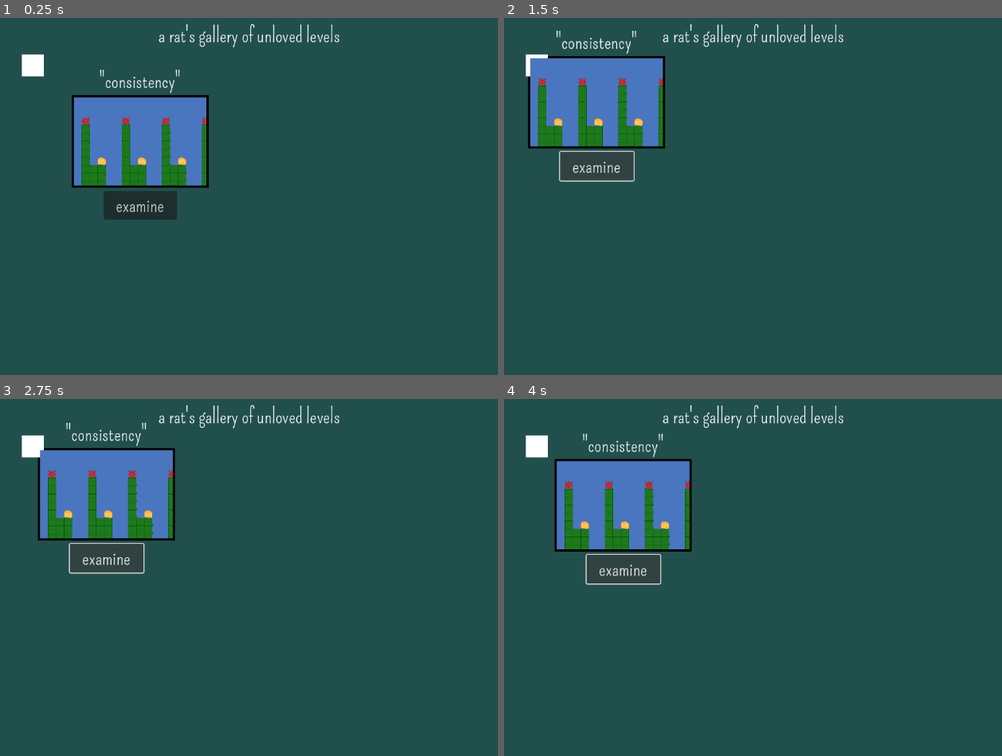
Above: before the commit, frames 1-4 (two rows, left to right).
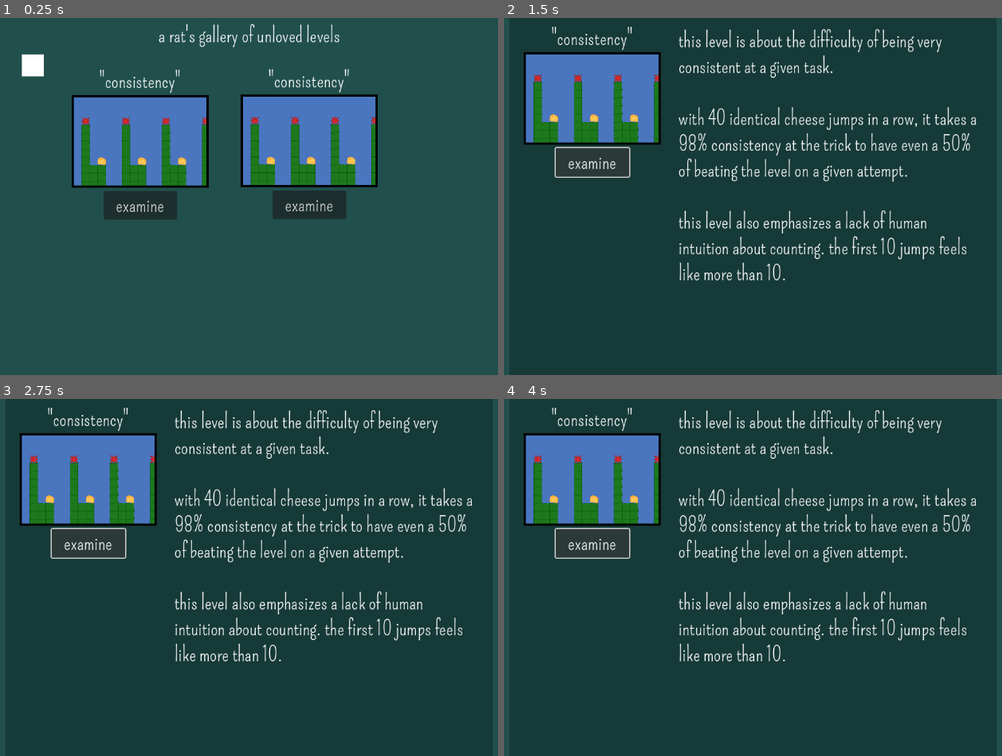
Above: after the commit, the same moments.

Repository: yourname3/jf_f24
Game: Godot game, scene res://gallery/gallery.tscn
The game is run twice, just before and just after one commit, with the same random seed, the same clock (stepped at 60 frames per second) and the same inputs. This scene is started directly instead of the project's main scene.
Inputs:
- Up to frame 1 (0.25 s): no input
- Up to frame 2 (1.5 s): click "examine" at 0.5 s; hold D (player_right) from 1.28 s (still down); hold Z (player_grab) from 1.28 s (still down)
- Up to frame 3 (2.75 s): keep holding D (player_right); tap X (player_jump) at 1.52, 2.27 s; tap Enter at 2 s; release Z (player_grab) at 2.03 s; tap Z (player_grab) at 2.1 s
- Up to frame 4 (4 s): release D (player_right) at 2.78 s; hold A (player_left) 2.78-3.53 s; hold Z (player_grab) 2.78-3.53 s; tap Space at 3.5 s; hold D (player_right) from 3.53 s (still down); tap Z (player_grab) at 3.6 s; tap X (player_jump) at 3.77 s

The runs differ from the first frame. In frame 1, 8.5% of the frame differs, in the area x 48-76%, y 14-57%; in frame 2, 8.9%; in frame 3, 12%; in frame 4, 15%, in the area x 3-95%, y 1-74%.

Commit message:
Get gallery showing to mostly work

Diff:
--- a/gallery/gallery.tscn
+++ b/gallery/gallery.tscn
@@ -1,7 +1,8 @@
-[gd_scene load_steps=3 format=3 uid="uid://cblppf11p3pox"]
+[gd_scene load_steps=4 format=3 uid="uid://cblppf11p3pox"]
 
 [ext_resource type="Theme" uid="uid://dq1aqm2uflpau" path="res://main_theme.tres" id="1_lb248"]
 [ext_resource type="PackedScene" uid="uid://wjxwruhigke3" path="res://gallery/gallery_entry.tscn" id="2_qpxkv"]
+[ext_resource type="Script" path="res://gallery/gallery_display.gd" id="2_xe2de"]
 
 [node name="Gallery" type="ColorRect"]
 anchors_preset = 15
@@ -25,6 +26,7 @@
 text = "a rat's gallery of unloved levels"
 
 [node name="GalleryDisplay" type="ColorRect" parent="."]
+unique_name_in_owner = true
 visible = false
 layout_mode = 1
 anchors_preset = 13
@@ -36,20 +38,9 @@
 grow_horizontal = 2
 grow_vertical = 2
 color = Color(0.0877077, 0.228686, 0.219516, 1)
+script = ExtResource("2_xe2de")
 
-[node name="GalleryEntry" parent="." instance=ExtResource("2_qpxkv")]
-layout_mode = 1
-anchors_preset = 5
-anchor_left = 0.5
-anchor_right = 0.5
-offset_left = -317.0
-offset_top = 144.0
-offset_right = -77.0
-offset_bottom = 304.0
-grow_horizontal = 2
-
-[node name="Description" type="Label" parent="."]
-visible = false
+[node name="Description" type="Label" parent="GalleryDisplay"]
 layout_mode = 1
 anchors_preset = 13
 anchor_left = 0.5
@@ -67,6 +58,30 @@
 
 this level also emphasizes a lack of human intuition about counting. the first 10 jumps feels like more than 10."
 autowrap_mode = 3
+visible_characters = 0
+visible_ratio = 0.0
+
+[node name="GalleryEntry" parent="." instance=ExtResource("2_qpxkv")]
+layout_mode = 1
+anchors_preset = 5
+anchor_left = 0.5
+anchor_right = 0.5
+offset_left = -317.0
+offset_top = 144.0
+offset_right = -77.0
+offset_bottom = 304.0
+grow_horizontal = 2
+
+[node name="GalleryEntry2" parent="." instance=ExtResource("2_qpxkv")]
+layout_mode = 1
+anchors_preset = 5
+anchor_left = 0.5
+anchor_right = 0.5
+offset_left = -11.0
+offset_top = 143.0
+offset_right = 229.0
+offset_bottom = 303.0
+grow_horizontal = 2
 
 [node name="GalleryTargetPos" type="ColorRect" parent="."]
 unique_name_in_owner = true
--- /dev/null
+++ b/gallery/gallery_display.gd
@@ -0,0 +1,43 @@
+extends ColorRect
+
+enum Anim {
+	None,
+	FadeIn,
+	FadeOut
+}
+
+var anim = Anim.None
+var time = 0.0
+
+const ANIM_LENGTH = 0.4
+
+@onready var description = $Description
+
+func fade_in(text: String):
+	anim = Anim.FadeIn
+	time = ANIM_LENGTH
+	description.text = text
+
+func _process(delta):
+	if time > 0.0:
+		time -= delta
+		var t = 1.0 - (time / ANIM_LENGTH)
+		t = clamp(t, 0.0, 1.0)
+
+		match anim:
+			Anim.None:
+				pass
+			Anim.FadeOut:
+				modulate.a = 1.0 - t
+				if modulate.a < 0.03:
+					hide()
+			Anim.FadeIn:
+				modulate.a = t
+				if modulate.a > 0.03:
+					show()
+				description.visible_ratio = t
+			_:
+				pass
+
+		if time <= 0.0:
+			anim = Anim.None
--- a/gallery/gallery_entry.gd
+++ b/gallery/gallery_entry.gd
@@ -14,12 +14,23 @@
 var anim = Anim.None
 var time = 0.0
 
+const ANIM_LENGTH = 0.3
+
 @onready var gallery_target = %GalleryTargetPos
 @onready var current_position = position
 
+func do_anim(new_anim: Anim):
+	anim = new_anim
+	time = ANIM_LENGTH
+
 func _on_examine_pressed():
-	anim = Anim.MoveToExamine
-	time = 1.0
+	do_anim(Anim.MoveToExamine)
+
+	for node in get_tree().get_nodes_in_group("GalleryEntry"):
+		if node != self:
+			node.do_anim(Anim.FadeOut)
+
+	%GalleryDisplay.fade_in(description)
 
 func _on_play_pressed():
 	pass # Replace with function body.
@@ -29,12 +40,21 @@
 
 func _process(delta):
 	if time > 0.0:
-		var t = 1.0 - time
 		time -= delta
+		var t = 1.0 - (time / ANIM_LENGTH)
+		t = clamp(t, 0.0, 1.0)
+
 		match anim:
 			Anim.None:
 				pass
 			Anim.MoveToExamine:
 				position = current_position.lerp(gallery_target.position, t)
+			Anim.FadeOut:
+				modulate.a = 1.0 - t
+				if modulate.a < 0.03:
+					hide()
 			_:
 				pass
+
+		if time <= 0.0:
+			anim = Anim.None
--- a/gallery/gallery_entry.tscn
+++ b/gallery/gallery_entry.tscn
@@ -4,7 +4,7 @@
 [ext_resource type="Theme" uid="uid://dq1aqm2uflpau" path="res://main_theme.tres" id="1_va41p"]
 [ext_resource type="Script" path="res://gallery/gallery_entry.gd" id="3_vjtdh"]
 
-[node name="GalleryEntry" type="TextureRect"]
+[node name="GalleryEntry" type="TextureRect" groups=["GalleryEntry"]]
 z_index = 1
 offset_right = 240.0
 offset_bottom = 160.0
--- a/project.godot
+++ b/project.godot
@@ -34,6 +34,7 @@
 CameraLeftmost=""
 CameraRightmost=""
 DeathY=""
+GalleryEntry=""
 
 [input]
 
